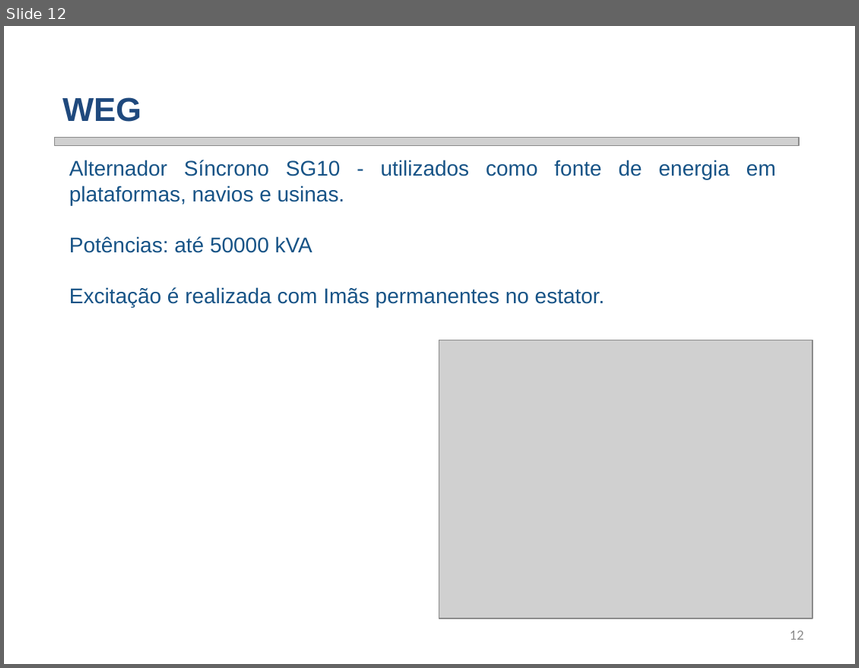
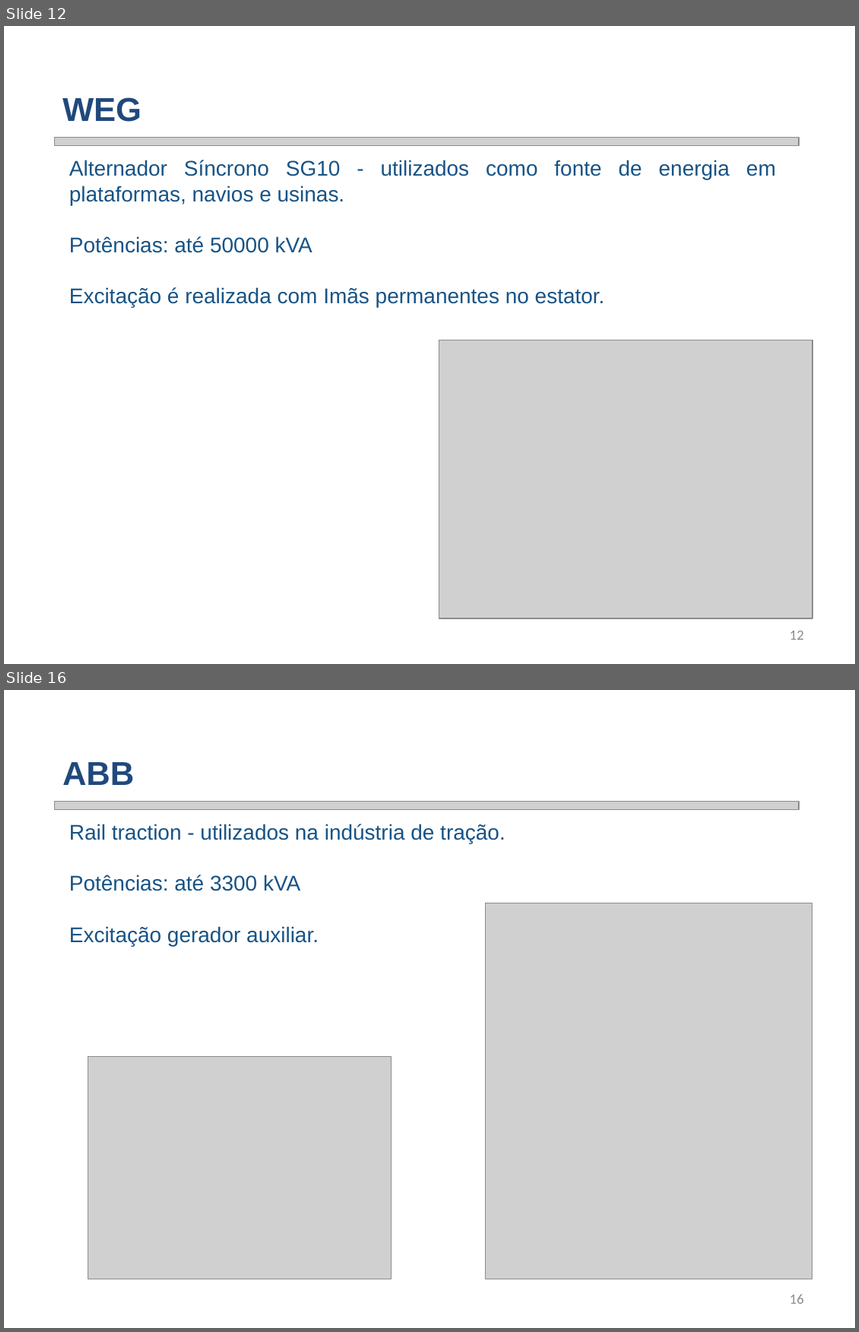
Before and after one commit to smarley2/SGR, a slide deck: Fábio/Moto geradores/SGR - Prof Fábio - Moto geradores.pptx. Shown one above the other, each under a label of ours: slide 12 before the commit, slides 12 and 16 after it; the slides between them are not shown. The pictures are 859x668 and 859x1332 pixels, drawn with LibreOffice and Linux fonts; fonts in the diff are those of the drawing; grey boxes stand for pictures; background and template pictures are left out. Boxes give left, top, right and bottom in pixels: in the first picture for what was removed or moved away, otherwise in the second. Text is boxed around its words. In the diff, an @@ line names an element or a change of style, - is before the commit and + after.

```diff
--- a/Fábio/Moto geradores/SGR - Prof Fábio - Moto geradores.pptx
+++ b/Fábio/Moto geradores/SGR - Prof Fábio - Moto geradores.pptx
@@ slide 16 added at [4, 690, 855, 1328], background picture (left out) @@
@@ text added at [63, 762, 134, 785], 28 pt, text #1F497D, bold @@
+ABB
@@ picture added at [54, 802, 799, 810] @@
@@ text added at [69, 824, 506, 946], 18 pt, text #175386 @@
+  Rail traction - utilizados na indústria de tração.
+  Potências: até 3300 kVA
+  Excitação gerador auxiliar.
@@ picture added at [486, 904, 813, 1280] @@
@@ picture added at [88, 1057, 390, 1279] @@
@@ page number added at [790, 1294, 804, 1304], 12 pt, text #8C8C8C @@
+16
```
Also in this commit, not shown: 2 slides changed, 3 other slides added, 1 other file.
